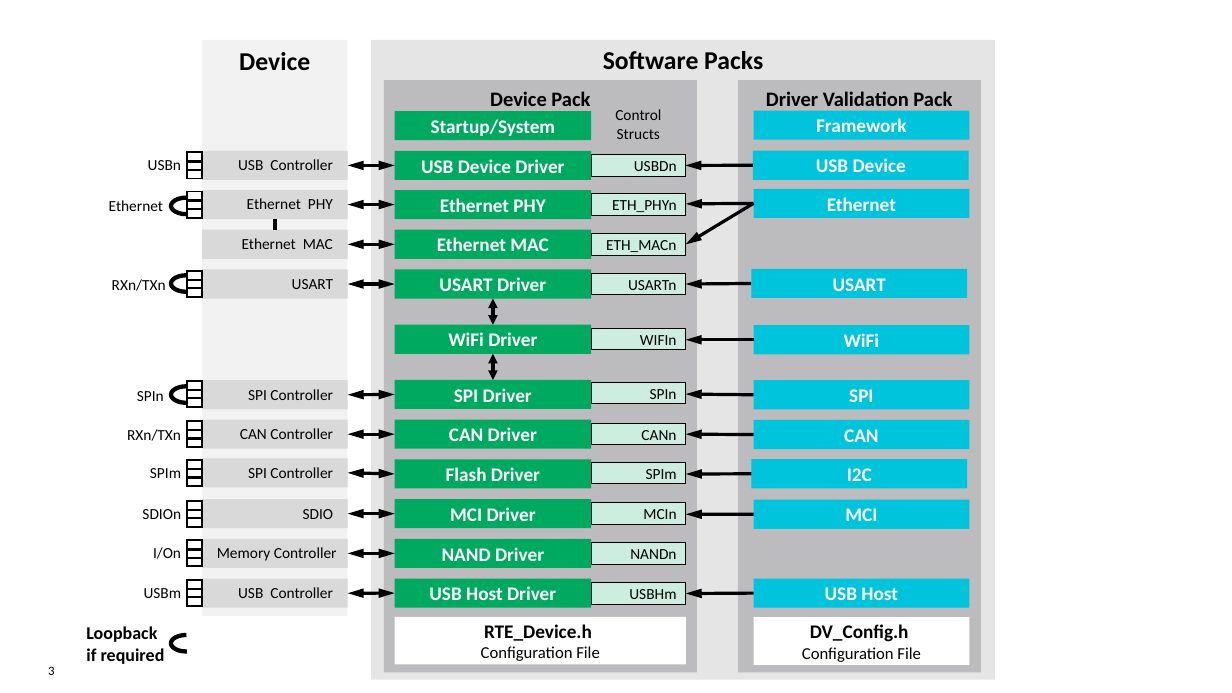
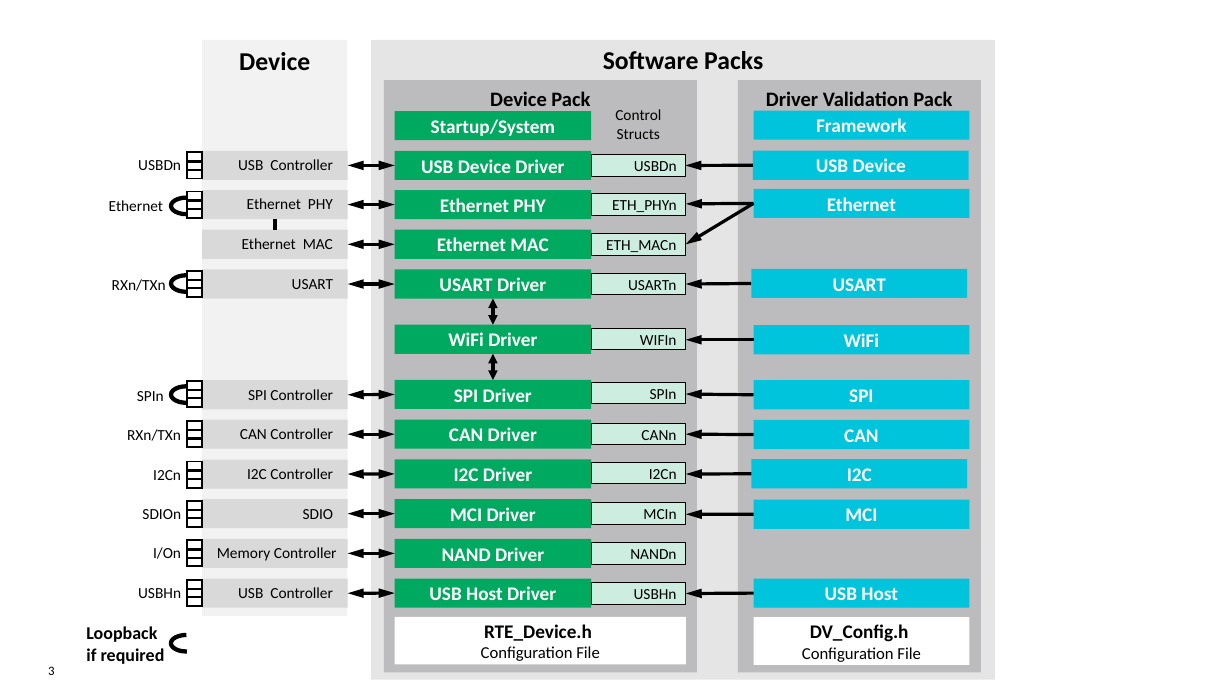
Before and after one commit to ARM-software/CMSIS-Driver_Validation, a slide deck: slide 3 of Doxygen/Driver Validation Suite.pptx. Drawn at 1232x693 pixels with LibreOffice and Linux fonts; fonts in the diff are those of the drawing; background and template pictures are left out. Boxes give left, top, right and bottom in pixels: in the first picture for what was removed or moved away, otherwise in the second. Text is boxed around its words. In the diff, an @@ line names an element or a change of style, - is before the commit and + after.

Commit message:
Updated image: removed Flash, changed to I2C, set index numbers straight

```diff
--- a/Doxygen/Driver Validation Suite.pptx
+++ b/Doxygen/Driver Validation Suite.pptx
@@ text at [138,160,181,170]: text changed @@
-USBn
+USBDn
@@ text at [153,470,181,480]: text changed @@
-SPIm
+I2Cn
@@ text in rectangle at [247,468,333,479]: text changed @@
-SPI Controller
+I2C Controller
@@ text in rounded rectangle at [454,467,532,481]: text changed @@
-Flash Driver
+I2C Driver
@@ text in rectangle at [649,469,677,479]: text changed @@
-SPIm
+I2Cn
@@ text at [138,588,181,598]: text changed @@
-USBm
+USBHn
@@ text in rectangle at [634,589,677,599]: text changed @@
-USBHm
+USBHn
```
Also in this commit, not shown: 1 other file.
